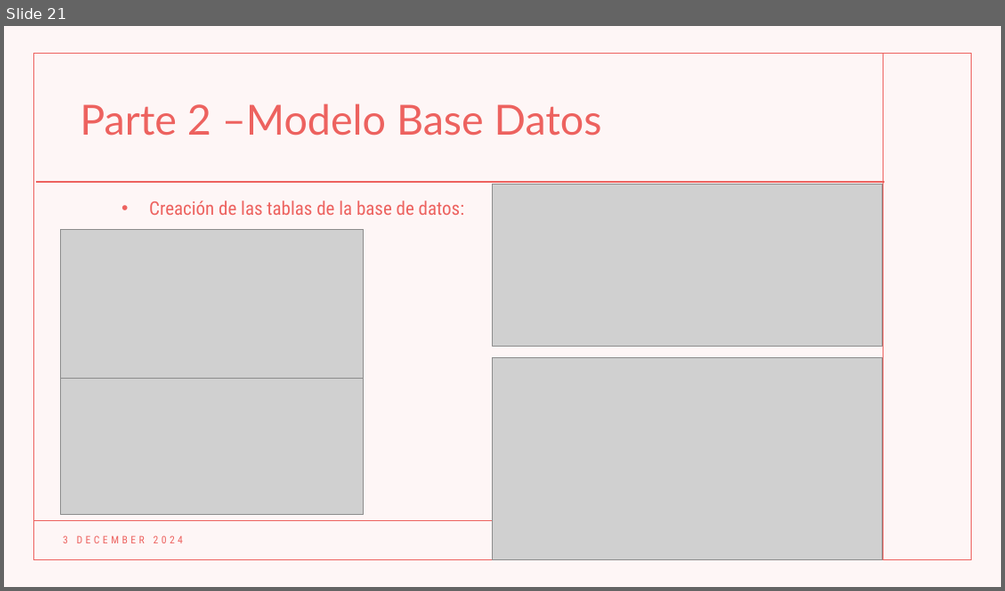
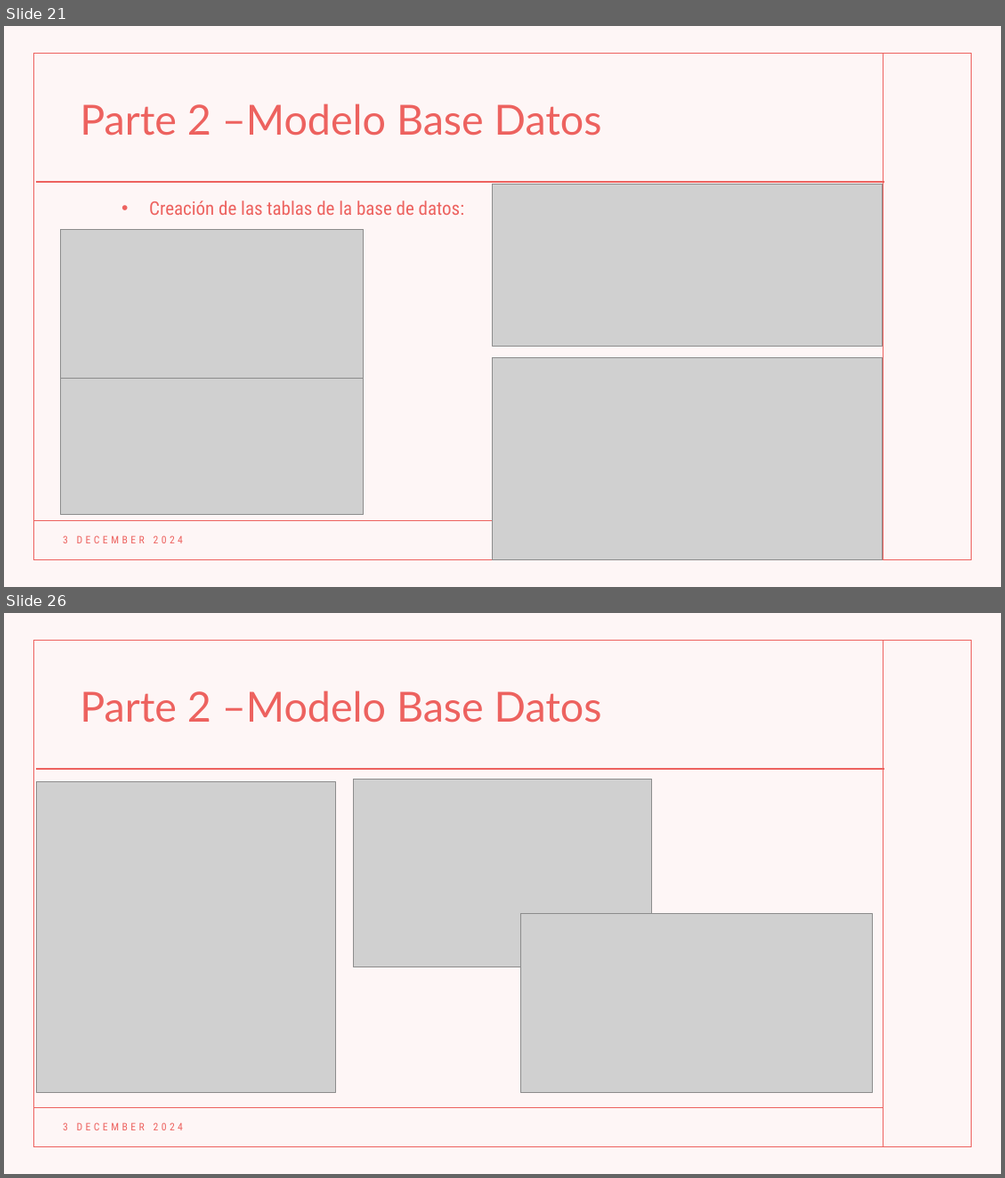
Before and after one commit to Rommel-DS/Team-Challenge---Sherlock-SQL, a slide deck: TEAM CHALLENGE.pptx. Shown one above the other, each under a label of ours: slide 21 before the commit, slides 21 and 26 after it; the slides between them are not shown. The pictures are 1005x591 and 1005x1178 pixels, drawn with LibreOffice and Linux fonts; fonts in the diff are those of the drawing; grey boxes stand for pictures. Boxes give left, top, right and bottom in pixels: in the first picture for what was removed or moved away, otherwise in the second. Text is boxed around its words. In the diff, an @@ line names an element or a change of style, - is before the commit and + after.

```diff
--- a/TEAM CHALLENGE.pptx
+++ b/TEAM CHALLENGE.pptx
@@ slide 26 added at box(4, 613, 1001, 1174), background #FFFFFF; not listed: 5 template elements that a slide beside it also shows @@
@@ title added at box(80, 690, 602, 722), 40 pt, text #ED625F @@
+Parte 2 –Modelo Base Datos
@@ picture added at box(37, 781, 335, 1093) @@
@@ picture added at box(353, 779, 652, 966) @@
@@ picture added at box(521, 914, 872, 1092) @@
@@ text added at box(63, 1122, 183, 1130), 10 pt, text #ED625F @@
+3 DECEMBER 2024
```
Also in this commit, not shown: 1 slide changed, 3 other slides added.
